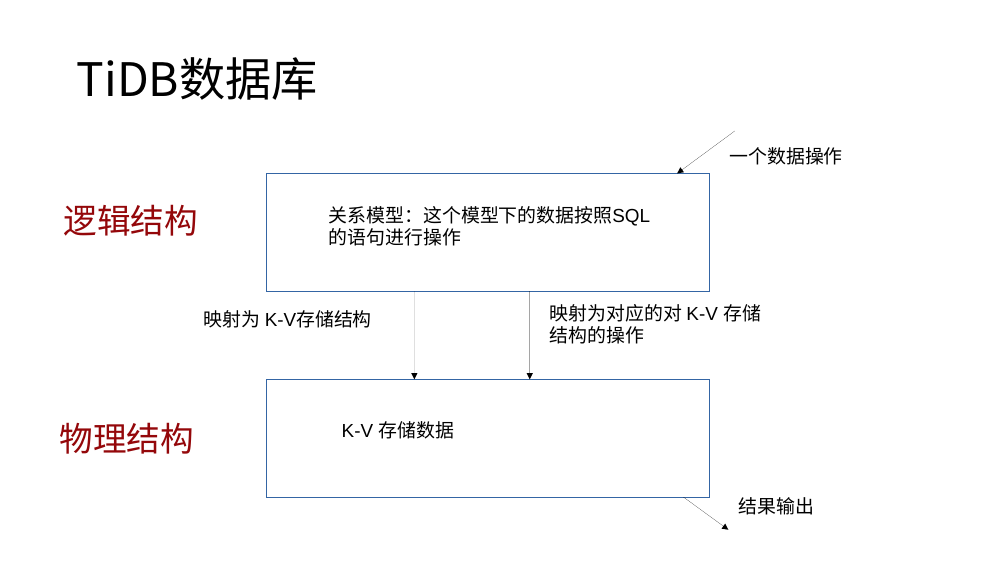
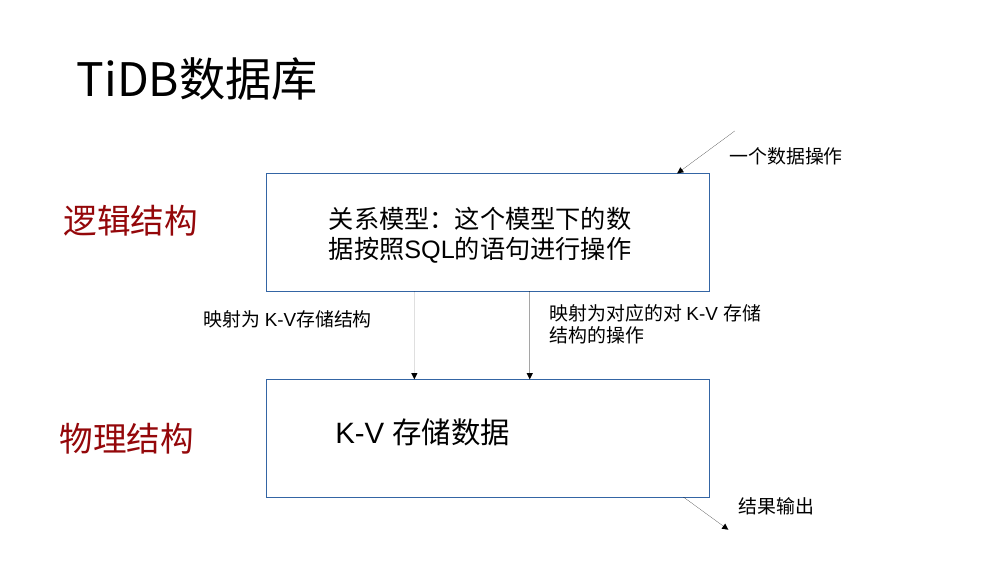
Before and after one commit to Doris404/Study-paper-channel, a slide deck: slide 3 of Chai' project/study material/notes/TiDB项目.pptx (slide 4 before the commit). Drawn at 1008x567 pixels with LibreOffice and Linux fonts; fonts in the diff are those of the drawing. Boxes give left, top, right and bottom in pixels: in the first picture for what was removed or moved away, otherwise in the second. Text is boxed around its words. In the diff, an @@ line names an element or a change of style, - is before the commit and + after.

```diff
--- a/Chai' project/study material/notes/TiDB项目.pptx
+++ b/Chai' project/study material/notes/TiDB项目.pptx
@@ text "关系模型：这个模型下的数据按照SQL的语句进行操作" at (x1=329, y1=206, x2=631, y2=263): size 18 to 24 pt @@
@@ text "K-V 存储数据" at (x1=335, y1=418, x2=509, y2=446): size 18 to 28 pt @@
```
Also in this commit, not shown: 3 other slides changed, 5 slides added, 4 slides removed, 12 other files.
